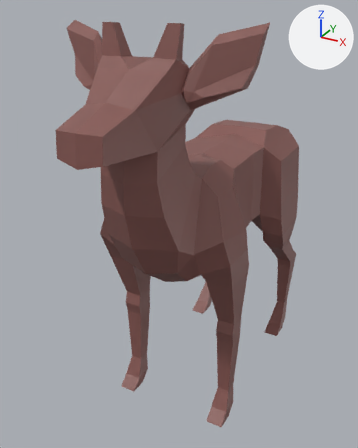
An edit to the glTF model Assets_in_Progress/DeerCreature.glb, drawn before and after from the same camera.
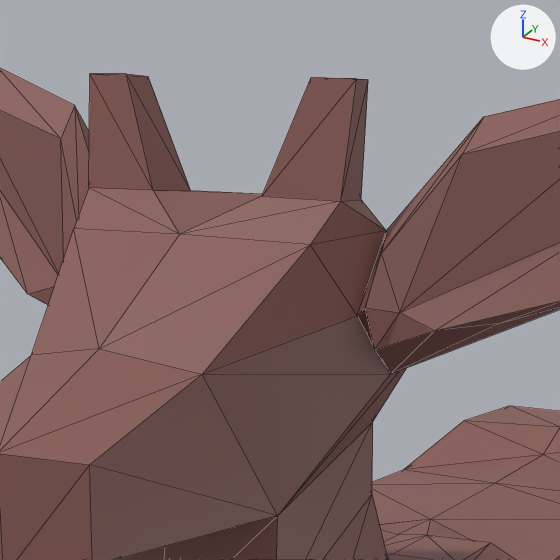
Each version appears first whole from a 50 mm lens placed at (5.17, -10.3, 9.77), pointed at (-0.66, 0.3, 4.47), and next in a close-up on the part from 21% to 67% of the width and 0% to 37% of the height. Lighting does not change. The marker at upper right points along +X, +Y and +Z. The close-ups show mesh edges as thin lines. Vertices at the same position are counted once.

Script lines for the objects in view, before the commit:
```python
me_deer = bpy.data.meshes.new('Deer')
me_deer.from_pydata(...)  # 327 vertices, 650 faces; spans x -2.13..2.13, y -4.33..5.94, z -0.02..9.52
me_deer.materials.append(mat_material)
ob_deer = bpy.data.objects.new('Deer', me_deer)
ob_deer.location = (0.0, 0.0, 0.0)
```
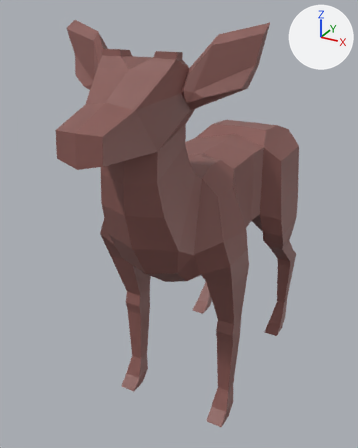
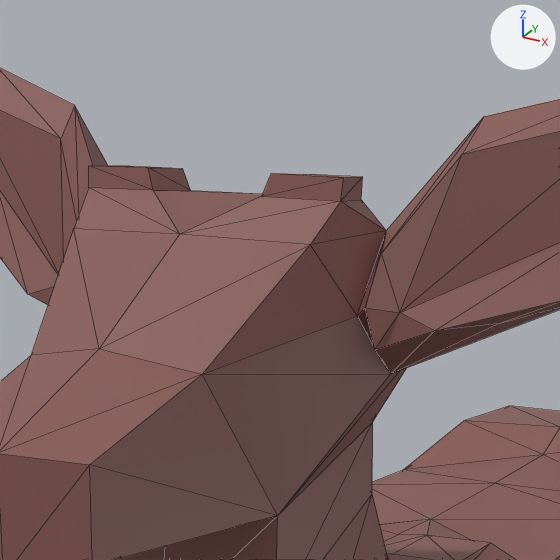
What the commit changed:
me_deer has 327 vertices, 650 faces and spans x -2.13..2.13, y -4.33..5.94, z -0.02..9.52.
me_deer is used by ob_deer; location (0.0, 0.0, 0.0).
Part 1, on me_deer:
Vertex 124 of me_deer moves from (0.57, -2.35, 9.51) at pixel (311, 77) to (0.39, -2.45, 9.05) at pixel (271, 173).
Vertex 125 of me_deer moves from (0.82, -2.33, 9.5) at pixel (356, 78) to (0.8, -2.42, 9.04) at pixel (343, 177).
Vertex 126 of me_deer moves from (0.79, -2.15, 9.49) at pixel (368, 79) to (0.74, -2.12, 9.02) at pixel (362, 176).
Vertex 127 of me_deer moves from (0.57, -2.15, 9.49) to (0.39, -2.12, 9.02) at pixel (303, 174).
Vertex 264 of me_deer moves from (-0.57, -2.35, 9.51) at pixel (126, 73) to (-0.39, -2.45, 9.05) at pixel (148, 167).
Vertex 265 of me_deer moves from (-0.82, -2.33, 9.5) at pixel (89, 73) to (-0.8, -2.42, 9.04) at pixel (88, 165).
Vertex 266 of me_deer moves from (-0.79, -2.15, 9.49) to (-0.74, -2.12, 9.02) at pixel (129, 165).
Vertex 267 of me_deer moves from (-0.57, -2.15, 9.49) at pixel (148, 76) to (-0.39, -2.12, 9.02) at pixel (182, 168).

Pixel boxes [x1, y1, x2, y2] of what changed, in the close-ups (560 x 560 px; the box of a moved part takes in the faces that stretch with it):
part 1 of me_deer, moved or reshaped: before [89, 74, 368, 201]; after [89, 166, 363, 201]
